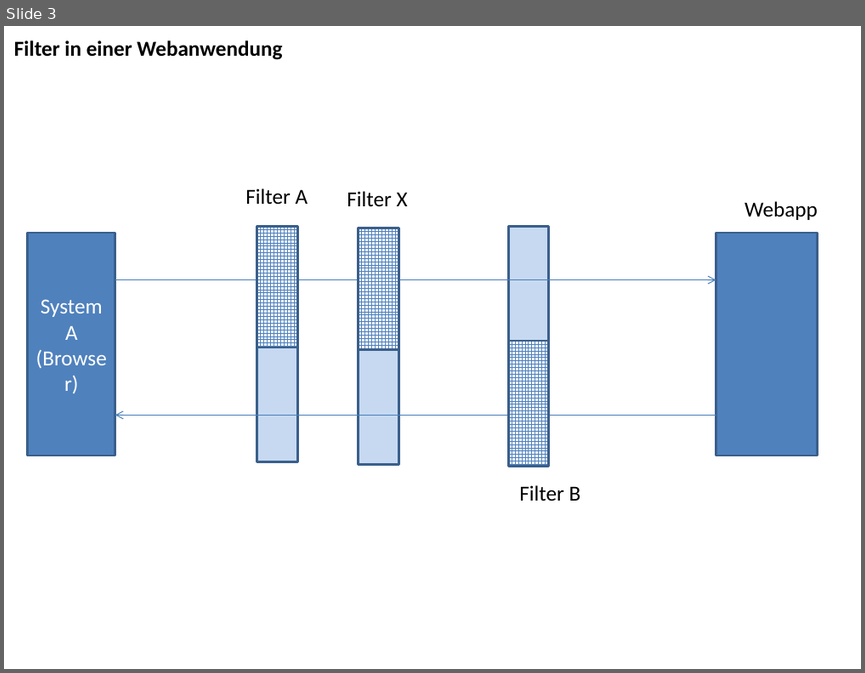
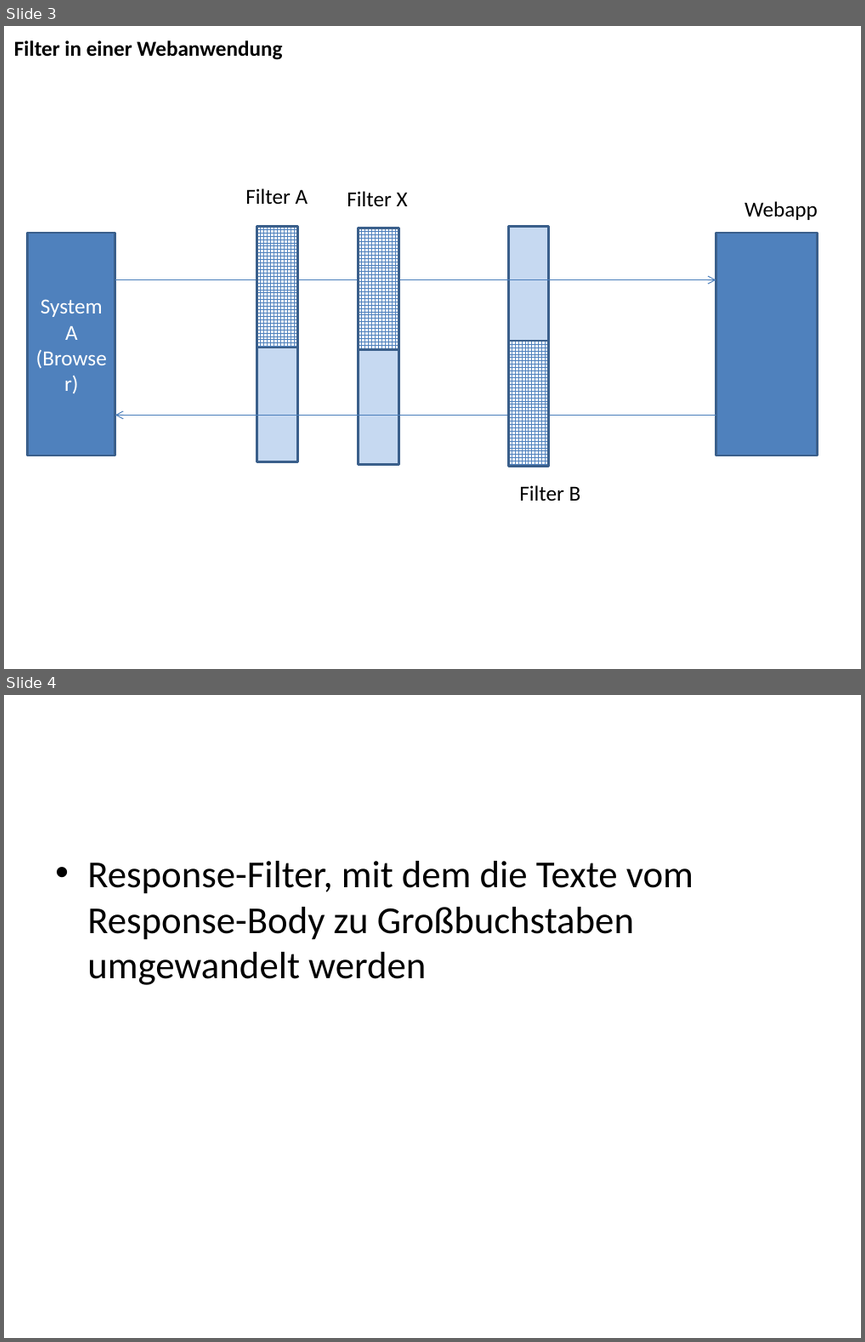
Before and after one commit to ccjavad/wcd_114058, a slide deck: Diagramme/Filter.pptx. Shown one above the other, each under a label of ours: slide 3 before the commit, slides 3 and 4 after it. The pictures are 865x673 and 865x1342 pixels, drawn with LibreOffice and Linux fonts; fonts in the diff are those of the drawing. Boxes give left, top, right and bottom in pixels: in the first picture for what was removed or moved away, otherwise in the second. Text is boxed around its words. In the diff, an @@ line names an element or a change of style, - is before the commit and + after.

```diff
--- a/Diagramme/Filter.pptx
+++ b/Diagramme/Filter.pptx
@@ slide 4 added at (x1=4, y1=695, x2=861, y2=1338), background #FFFFFF @@
@@ text added at (x1=87, y1=861, x2=693, y2=985), 32 pt, text #000000 @@
+• Response-Filter, mit dem die Texte vom Response-Body zu Großbuchstaben umgewandelt werden
```
Also in this commit, not shown: 3 other slides added, 12 other files.
